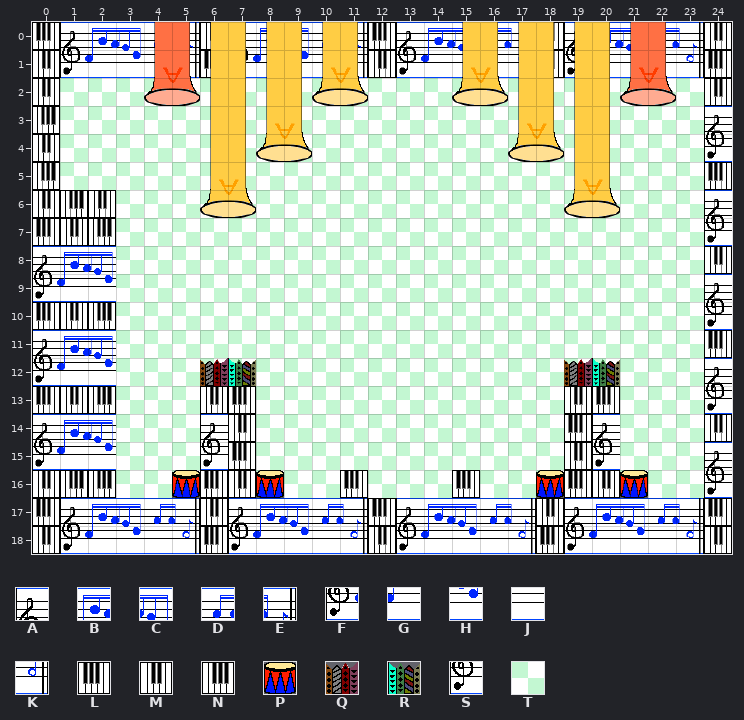
Tiled map -- tiles_map/LevelMusicBoss.tmx. This is how it looked before the edit.
Cells are 32x32 px. Shown: x 0..24, y 0..18.
Key: from "set_music": A 0, B 1, C 2, D 3, E 4, F 10, G 11, H 12, J 13, K 14, L 25, M 26, N 27, P 35, Q 45, R 46, S 95, T 97.
_ is an empty cell, # one hidden under a higher layer.
Layers that did not change in this view are not listed.
Layer "Background" before, first column x 0:
 0 #########################
 1 #########################
 2 #########################
 3 #########################
 4 #########################
 5 #########################
 6 #########################
 7 #########################
 8 #########################
 9 #########################
10 #########################
11 #########################
12 ######TT###########TT####
13 #########################
14 #########################
15 #########################
16 #####T##T#########T##T###
17 #########################
18 #########################
Layer "Terrain" before, first column x 0:
 0 LABCDEMABCDELABCDEMABCDEM
 1 MFGHJKLFGHJKMFGHJKLFGHJKL
 2 MTTTTTTTTTTTTTTTTTTTTTTTM
 3 NTTTTTTTTTTTTTTTTTTTTTTTA
 4 MTTTTTTTTTTTTTTTTTTTTTTTS
 5 NTTTTTTTTTTTTTTTTTTTTTTTL
 6 MNMTTTTTTTTTTTTTTTTTTTTTA
 7 LMNTTTTTTTTTTTTTTTTTTTTTS
 8 ABCTTTTTTTTTTTTTTTTTTTTTM
 9 FGHTTTTTTTTTTTTTTTTTTTTTA
10 LMNTTTTTTTTTTTTTTTTTTTTTS
11 ABCTTTTTTTTTTTTTTTTTTTTTL
12 FGHTTTQRTTTTTTTTTTTQRTTTA
13 LMNTTTMLTTTTTTTTTTTMLTTTS
14 ABCTTTAMTTTTTTTTTTTLATTTM
15 FGHTTTSLTTTTTTTTTTTMSTTTA
16 MNNTTPLMPTTLTTTLTTPLMPTTS
17 LABCDEMABCDELABCDEMABCDEL
18 MFGHJKLFGHJKMFGHJKLFGHJKM
Once edited:
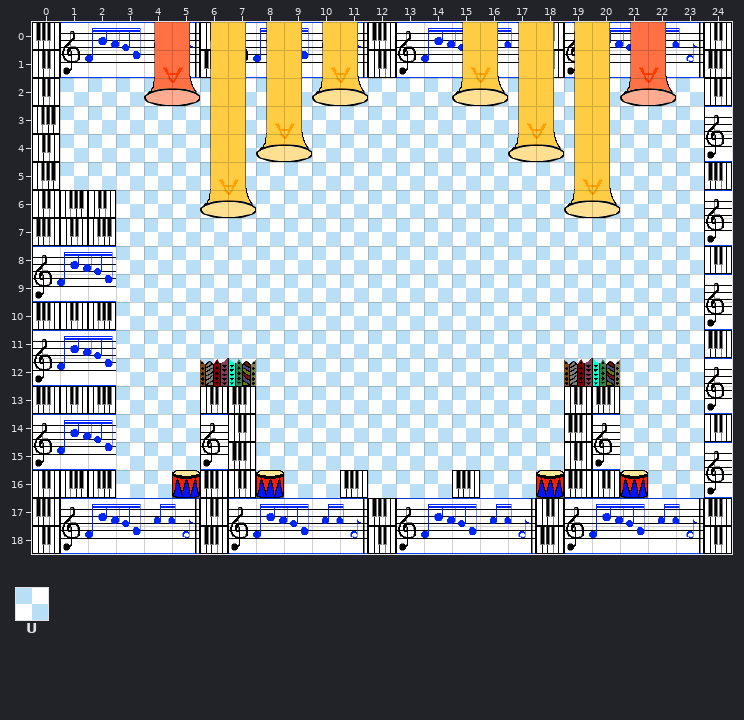
Further tiles: from "set_music": U 47.
From old to new:
Layer "Background":
y 2..5: x 1..23 ####################### -> UUUUUUUUUUUUUUUUUUUUUUU
y 6..11: x 3..23 ##################### -> UUUUUUUUUUUUUUUUUUUUU
y 12: x 3..23 ###TT###########TT### -> UUUUUUUUUUUUUUUUUUUUU
y 13..15: x 3..5 ### -> UUU; x 8..18 ########### -> UUUUUUUUUUU; x 21..23 ### -> UUU
y 16: x 3..4 ## -> UU; x 9..10 ## -> UU; x 12..14 ### -> UUU; x 16..17 ## -> UU; x 22..23 ## -> UU
Layer "Terrain":
y 2..5: x 1..23 TTTTTTTTTTTTTTTTTTTTTTT -> _______________________
y 6..11: x 3..23 TTTTTTTTTTTTTTTTTTTTT -> _____________________
y 12..15: x 3..5 TTT -> ___; x 8..18 TTTTTTTTTTT -> ___________; x 21..23 TTT -> ___
y 16: x 3..4 TT -> __; x 9..10 TT -> __; x 12..14 TTT -> ___; x 16..17 TT -> __; x 22..23 TT -> __
